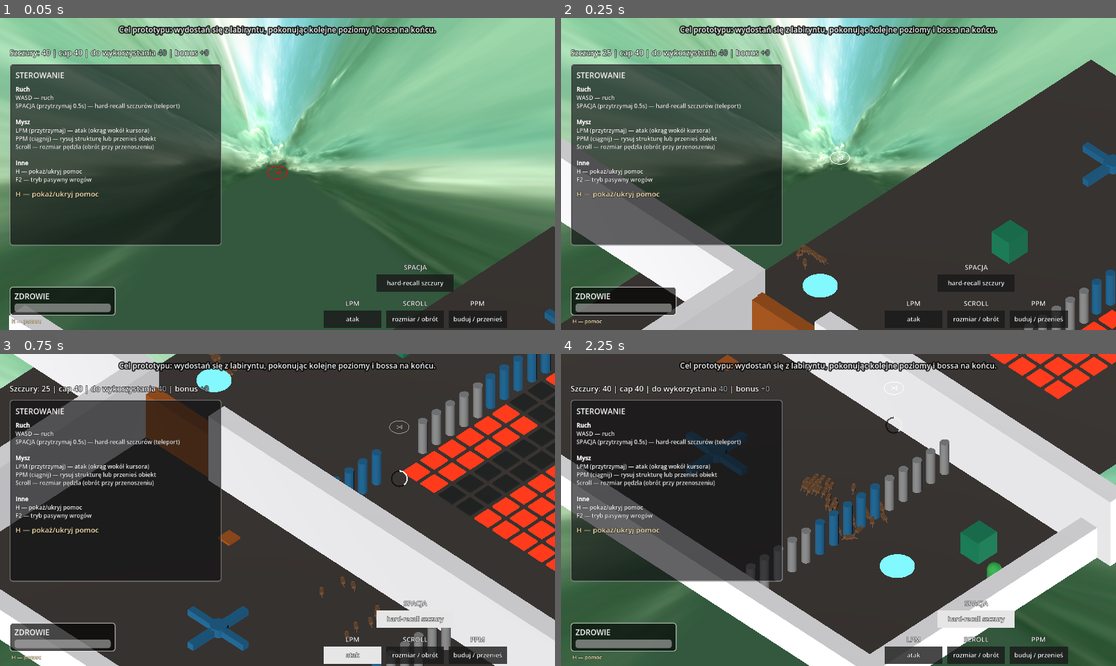
Above: before the commit, frames 1-4 (two rows, left to right).
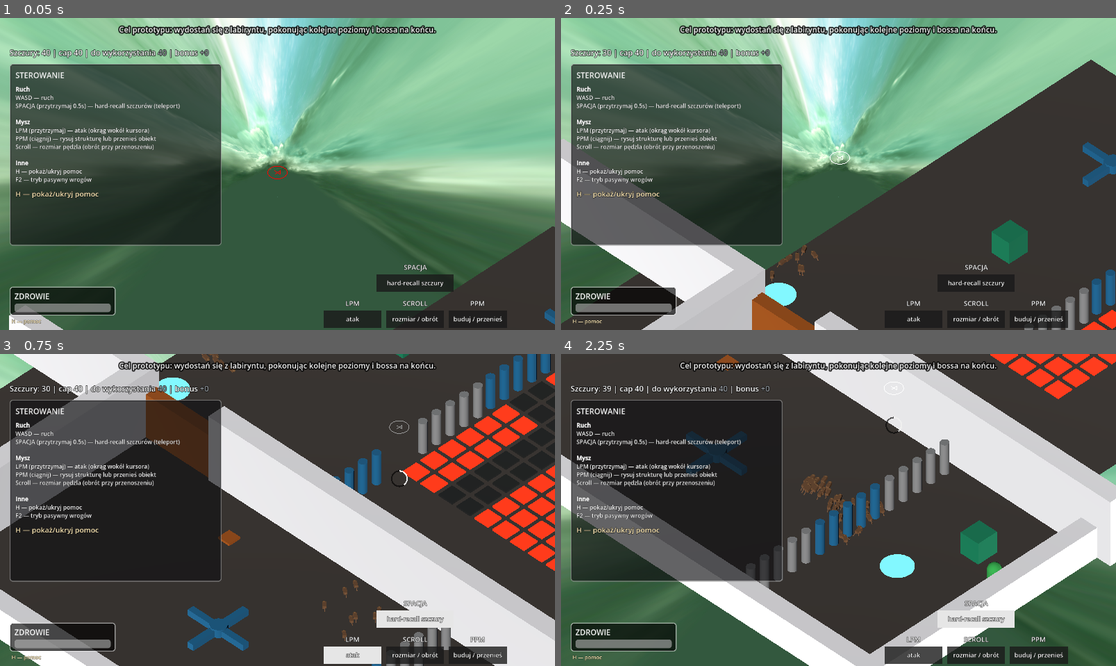
Above: after the commit, the same moments.

Repository: VirtuaIL/ZTGK-Prototyp
Game: Godot game, scene res://scenes/main.tscn
Same seed, same stepped clock (60 frames per second), same inputs: the game is played once before the commit and once after it.
Inputs (mouse positions are in pixels of both pictures, inside the frame that each line leads up to):
- Up to frame 1 (0.05 s): no input
- Up to frame 2 (0.25 s): no input
- Up to frame 3 (0.75 s): tap Enter at 0.5 s; move the mouse to (399, 494) at 0.52 s; hold D (move_right) from 0.53 s (still down); hold Space (recall_rats) from 0.53 s (still down); click (399, 494) at 0.67 s
- Up to frame 4 (2.25 s): release D (move_right) at 1.25 s; release Space (recall_rats) at 1.25 s; drag from (727, 525) to (810, 572) at 1.27 s; move the mouse to (894, 441) at 2.02 s; hold D (move_right) from 2.03 s (still down); hold Space (recall_rats) from 2.03 s (still down)

Frame 1 is identical in both runs. In frame 2, 0.9% of the frame differs, in the area x 7-50%, y 10-93%; in frame 3, 0.9%, in the area x 7-69%, y 0-92%; in frame 4, 0.4%.

Commit message:
fixes on scenes and rat spawning mechanics

Diff:
--- a/scenes/levels/level_2_1.tscn
+++ b/scenes/levels/level_2_1.tscn
@@ -32,7 +32,10 @@
 transform = Transform3D(1, 0, 0, 0, 1, 0, 0, 0, 1, 14.237718, 0, 0)
 
 [node name="RatSpawn" parent="RatSpawns" unique_id=189235421 instance=ExtResource("12_rat_spawn")]
-transform = Transform3D(1, 0, 0, 0, 1, 0, 0, 0, 1, -31.466045, 0, 2.9713955)
+transform = Transform3D(1, 0, 0, 0, 1, 0, 0, 0, 1, -32.466045, 0, 4.9713955)
+
+[node name="RatSpawn2" parent="RatSpawns" unique_id=1862411539 instance=ExtResource("12_rat_spawn")]
+transform = Transform3D(1, 0, 0, 0, 1, 0, 0, 0, 1, -9.7673, 0, -17.427391)
 
 [node name="grates" type="Node3D" parent="." unique_id=290464308]
 transform = Transform3D(-4.371139e-08, 0, 1, 0, 1, 0, -1, 0, -4.371139e-08, 3.5994859, 0, 4.9834614)
@@ -101,7 +104,7 @@
 transform = Transform3D(1, 0, 0, 0, 1, 0, 0, 0, 1, 8.615858, 0, -11.661636)
 
 [node name="button" parent="doors" unique_id=1670576418 instance=ExtResource("6_ic842")]
-transform = Transform3D(1, 0, 0, 0, 1, 0, 0, 0, 1, 11.9108715, 0, -5.979533)
+transform = Transform3D(1, 0, 0, 0, 1, 0, 0, 0, 1, 1.3096838, 0, -8.384399)
 
 [node name="sprites" type="Node3D" parent="." unique_id=284390696]
 transform = Transform3D(1, 0, 0, 0, 1, 0, 0, 0, 1, 14.237718, 0, 0)
--- a/scenes/objects/heat_grate.tscn
+++ b/scenes/objects/heat_grate.tscn
@@ -10,7 +10,7 @@
 
 [node name="HeatGrate" type="Area3D"]
 collision_layer = 0
-collision_mask = 33
+collision_mask = 37
 script = ExtResource("1_script")
 
 [node name="CollisionShape3D" type="CollisionShape3D" parent="."]
--- a/scenes/objects/heat_grate_small.tscn
+++ b/scenes/objects/heat_grate_small.tscn
@@ -10,7 +10,7 @@
 
 [node name="HeatGrate" type="Area3D"]
 collision_layer = 0
-collision_mask = 33
+collision_mask = 37
 script = ExtResource("1_script")
 
 [node name="CollisionShape3D" type="CollisionShape3D" parent="."]
--- a/scripts/box.gd
+++ b/scripts/box.gd
@@ -25,6 +25,9 @@
 	global_position = _spawn_position
 	velocity = Vector3.ZERO
 	object_reset.emit()
+
+func die() -> void:
+	_activate_reset_to_spawn()
 
 
 func _physics_process(delta: float) -> void:
--- a/scripts/rat.gd
+++ b/scripts/rat.gd
@@ -64,7 +64,7 @@
 @export var fall_death_y: float = -1.0
 @export var respawn_time: float = 5.0
 @export var spawn_player_distance: float = 3.0
-@export var respawn_near_player_when_near_spawn: bool = true
+@export var respawn_near_player_when_near_spawn: bool = false
 
 # Bridge anchoring — when true, gravity and fall-recovery are suppressed
 # so rats can float in mid-air to form bridges
--- a/scripts/rat_manager.gd
+++ b/scripts/rat_manager.gd
@@ -286,18 +286,16 @@
 	if parent_node == null:
 		parent_node = self
 
-	var base_pos := global_position
-	if _player:
-		base_pos = _player.global_position
+	var base_pos := _get_horde_center()
 	var spawns := get_tree().get_nodes_in_group("rat_spawn")
 	var spawn_nodes: Array[Node3D] = []
 	for s in spawns:
 		var n := s as Node3D
 		if n != null:
 			spawn_nodes.append(n)
-	if spawn_nodes.size() > 1 and _player:
+	if spawn_nodes.size() > 1:
 		spawn_nodes.sort_custom(func(a: Node3D, b: Node3D) -> bool:
-			return a.global_position.distance_squared_to(_player.global_position) < b.global_position.distance_squared_to(_player.global_position)
+			return a.global_position.distance_squared_to(base_pos) < b.global_position.distance_squared_to(base_pos)
 		)
 
 	for i in range(count):
@@ -319,10 +317,10 @@
 	build_blob_offsets()
 
 
-func _get_nearest_spawn_pos() -> Vector3:
-	var base_pos := global_position
-	if _player:
-		base_pos = _player.global_position
+func _get_nearest_spawn_pos(ref_pos: Vector3 = Vector3.INF) -> Vector3:
+	var base_pos := ref_pos
+	if base_pos == Vector3.INF:
+		base_pos = _get_horde_center()
 	var spawns := get_tree().get_nodes_in_group("rat_spawn")
 	var nearest: Node3D = null
 	var best_dist := INF
@@ -337,6 +335,23 @@
 	if nearest:
 		return nearest.global_position
 	return base_pos
+
+func _get_horde_center() -> Vector3:
+	var sum := Vector3.ZERO
+	var count := 0
+	for rat in rats:
+		var r := rat as Rat
+		if r == null:
+			continue
+		if r.is_fallen:
+			continue
+		sum += r.global_position
+		count += 1
+	if count > 0:
+		return sum / float(count)
+	if _player:
+		return _player.global_position
+	return global_position
 
 
 func _spawn_rats_at_center(count: int, center: Vector3) -> void:
